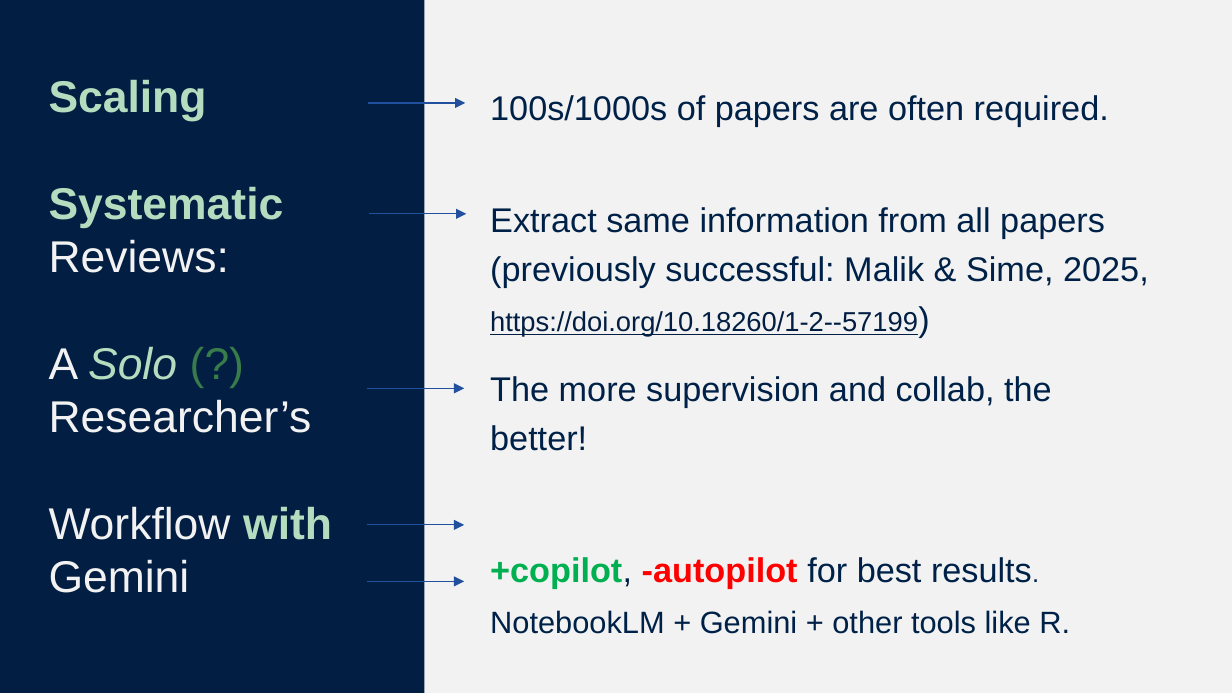
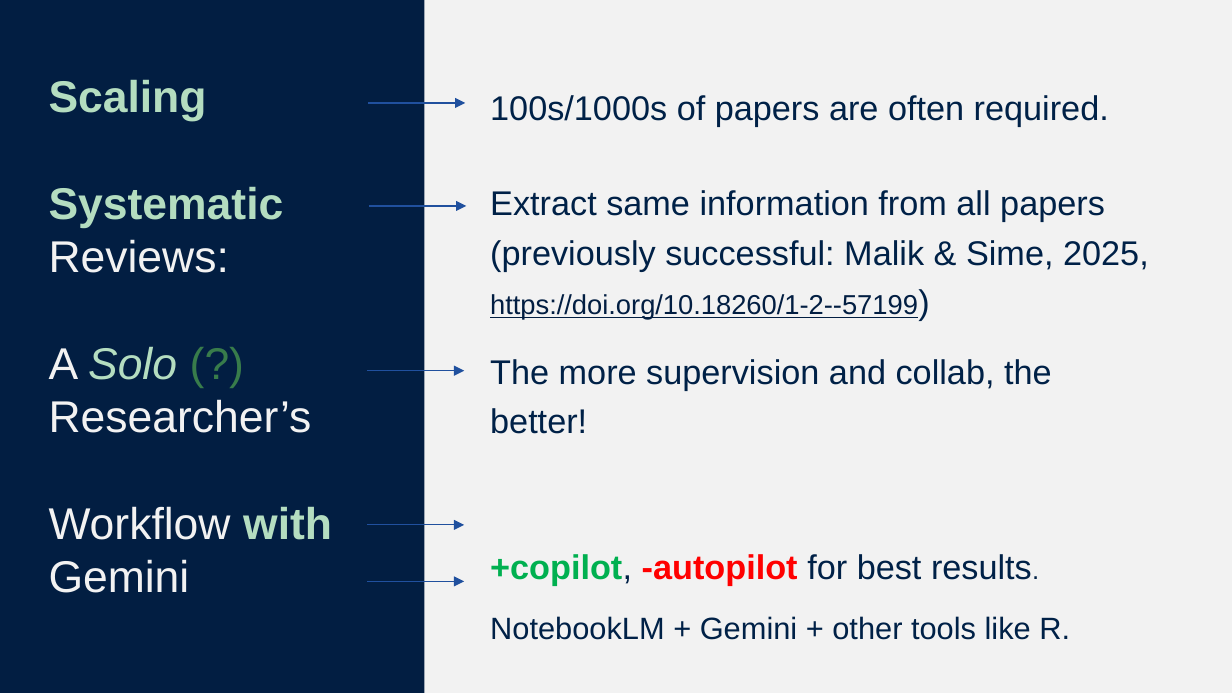
Before and after one commit to pablobernabeu/Gemini_literature_review_workflow, a slide deck: slide 2 of Gemini_showcase_presentation/Pablo_Bernabeu.pptx. Drawn at 1232x693 pixels with LibreOffice and Linux fonts; fonts in the diff are those of the drawing. Boxes give left, top, right and bottom in pixels: in the first picture for what was removed or moved away, otherwise in the second. Text is boxed around its words. In the diff, an @@ line names an element or a change of style, - is before the commit and + after.

Commit message:
slides

```diff
--- a/Gemini_showcase_presentation/Pablo_Bernabeu.pptx
+++ b/Gemini_showcase_presentation/Pablo_Bernabeu.pptx
@@ text "100s/1000s of papers are often ..." rewrapped from bbox=[490, 95, 1149, 634] to bbox=[490, 95, 1149, 640] @@
@@ arrow moved from (370, 214) - (466, 214) to (370, 206) - (466, 206) @@
@@ arrow moved from (367, 388) - (464, 388) to (367, 371) - (464, 371) @@
```
Also in this commit, not shown: 1 other file.
